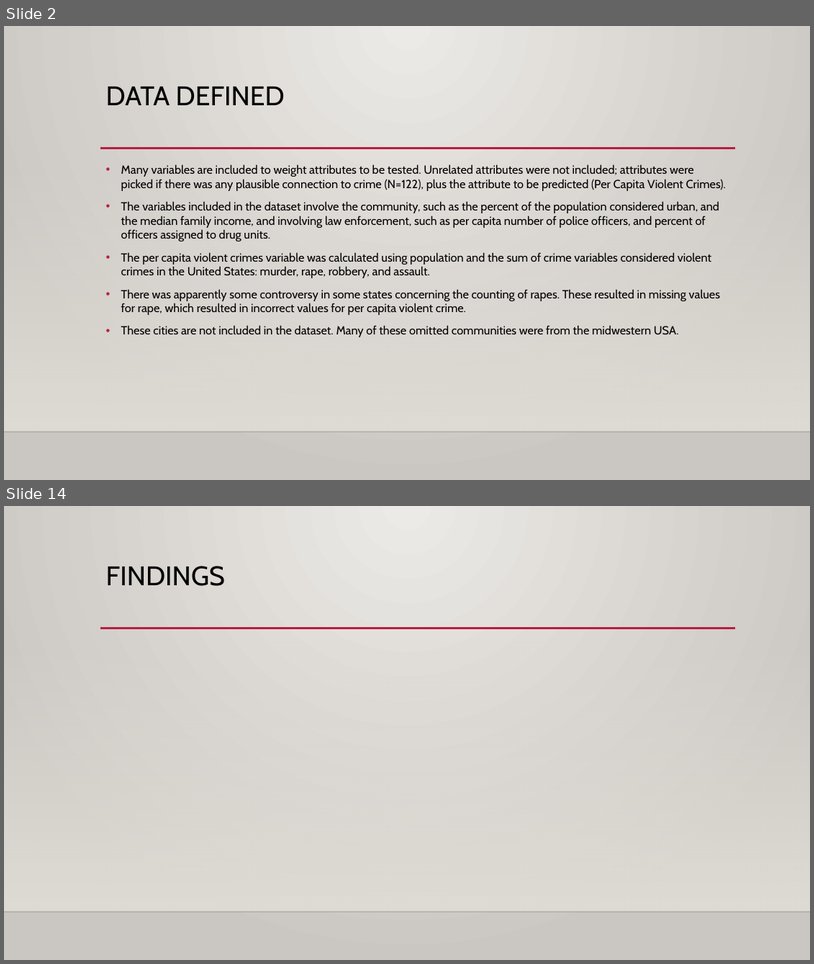
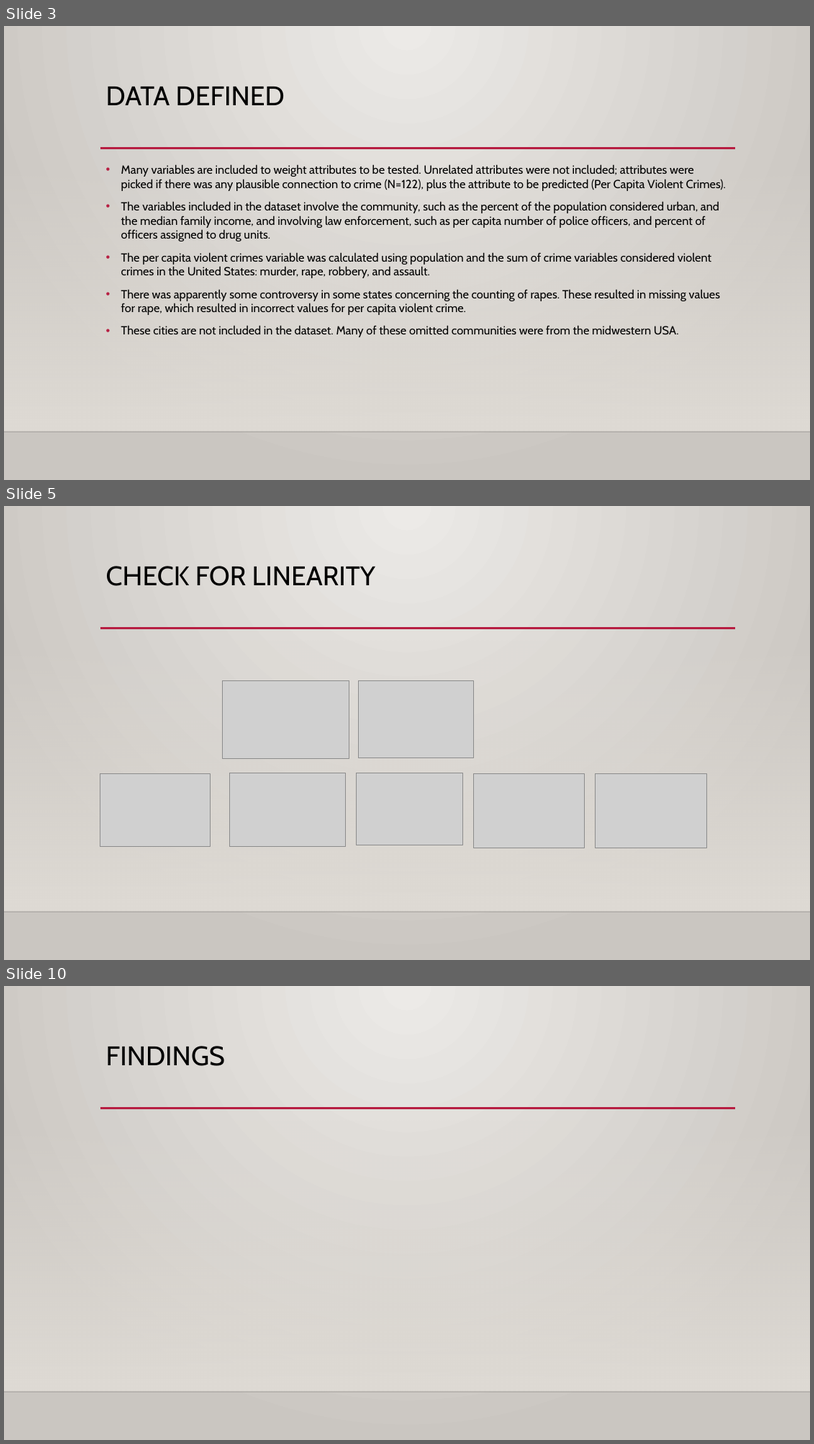
Before and after one commit to ShonTM/MSDS6306CaseStudy2, a slide deck: Violent crimes Per Population & communities.pptx. Shown one above the other, each under a label of ours: slides 2 and 14 before the commit, slides 3, 5 and 10 after it; the slides between them are not shown. The pictures are 814x964 and 814x1444 pixels, drawn with LibreOffice and Linux fonts; fonts in the diff are those of the drawing; grey boxes stand for pictures; background and template pictures are left out. Boxes give left, top, right and bottom in pixels: in the first picture for what was removed or moved away, otherwise in the second. Text is boxed around its words. In the diff, an @@ line names an element or a change of style, - is before the commit and + after.

```diff
--- a/Violent crimes Per Population & communities.pptx
+++ b/Violent crimes Per Population & communities.pptx
@@ slide 5 added at (4,506,810,960), background gradient #ECEAE7 to #CAC7C1; not listed: 3 template elements that a slide beside it also shows @@
@@ title added at (106,566,376,586), 32 pt, text #000000 @@
+CHECK FOR LINEARITY
@@ picture added at (223,681,350,758) @@
@@ picture added at (358,681,473,758) @@
@@ picture added at (100,773,211,846) @@
@@ picture added at (229,773,345,846) @@
@@ picture added at (357,773,463,845) @@
@@ picture added at (474,773,585,848) @@
@@ picture added at (596,773,707,848) @@
@@ what was slide 2 is now slide 3 @@
@@ what was slide 14 is now slide 10 @@
```
Also in this commit, not shown: 6 slides changed, 4 other slides added, 4 slides removed, 16 other files.
